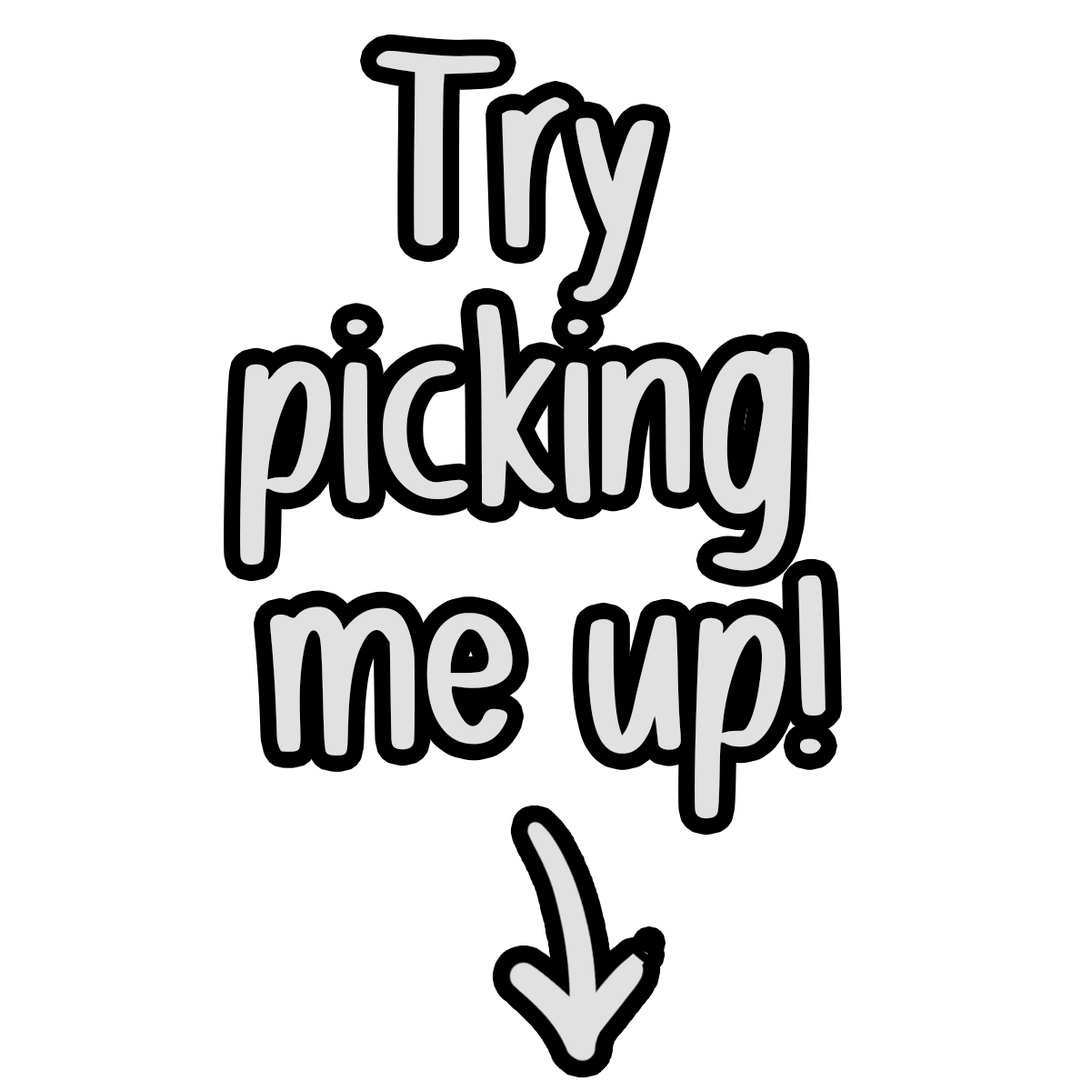
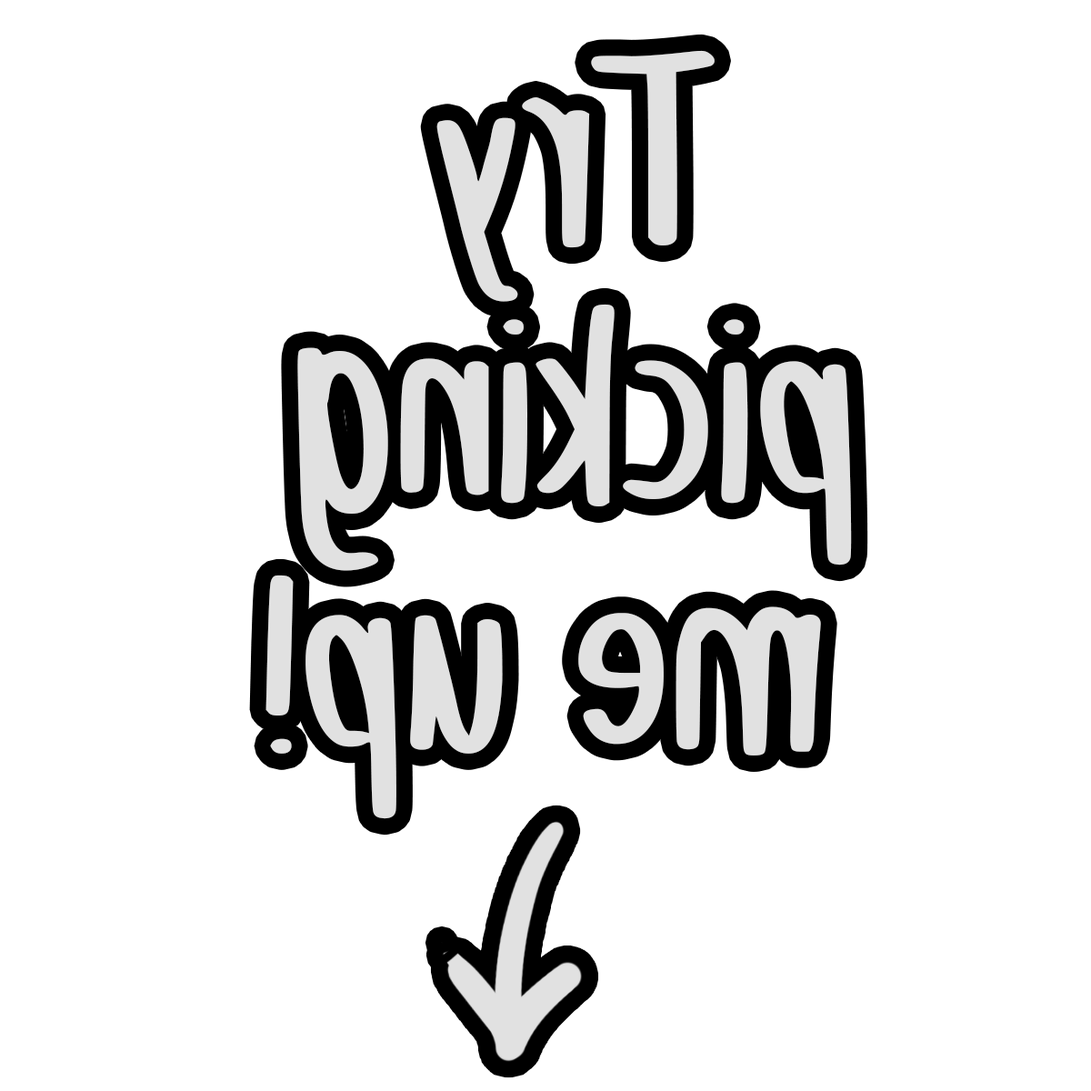
Two versions of the same layered image (1091 x 1091). Layer-by-layer changes:
painted on "Layer 1" over [441, 821, 651, 1063]
painted on "Try picking me up!" over [240, 50, 853, 820]
